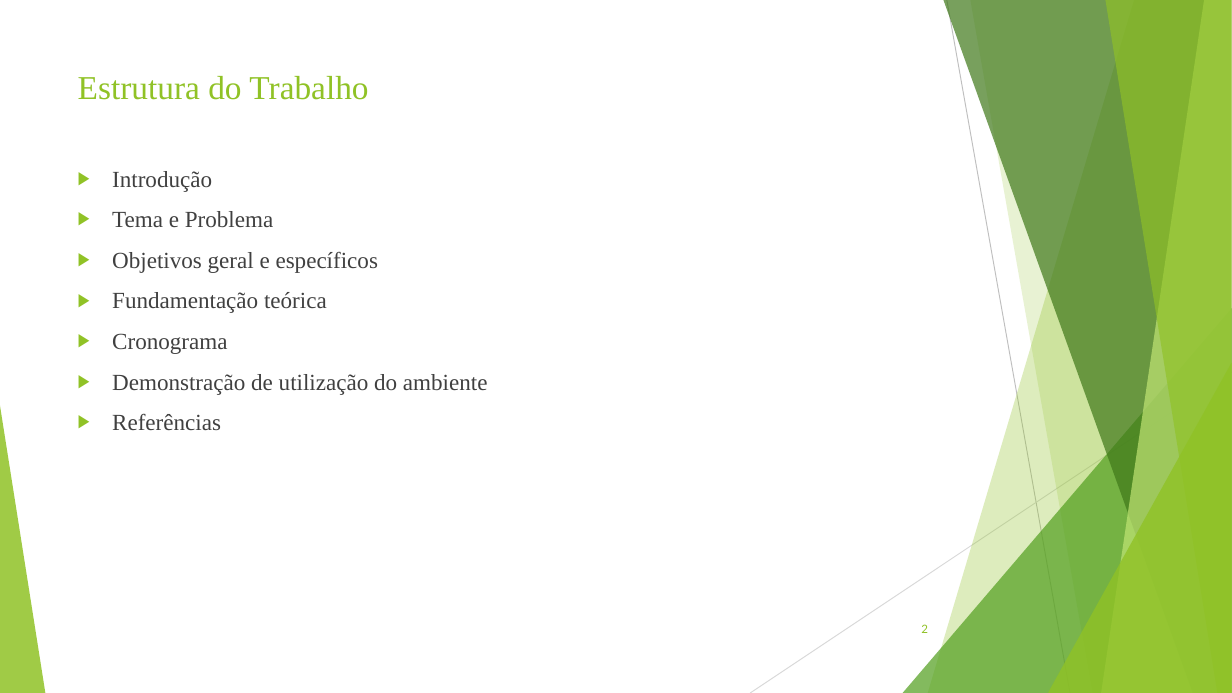
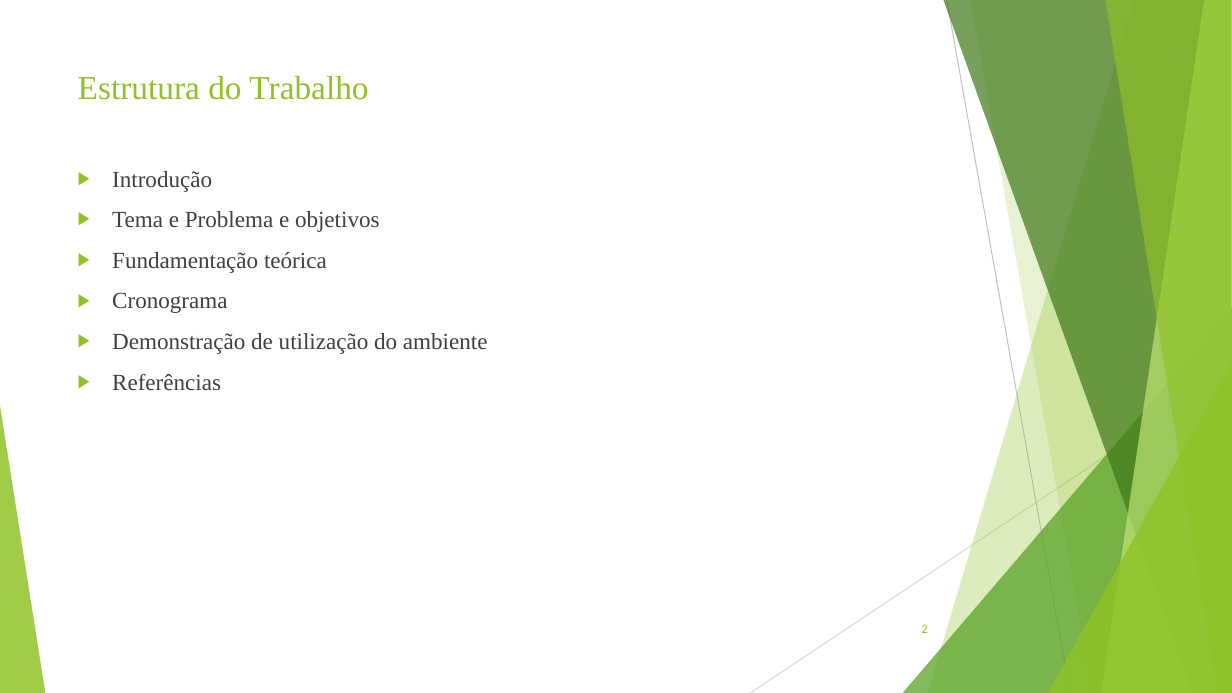
Before and after one commit to ryanlucaslemos/arquivostcc, a slide deck: slide 2 of TCC 1/Slide de TCC 1 - Ryan Lucas Silva Lemos PPT.ppt. Drawn at 1232x693 pixels with LibreOffice and Linux fonts; fonts in the diff are those of the drawing. Boxes give left, top, right and bottom in pixels: in the first picture for what was removed or moved away, otherwise in the second. Text is boxed around its words. In the diff, an @@ line names an element or a change of style, - is before the commit and + after.

```diff
--- a/TCC 1/Slide de TCC 1 - Ryan Lucas Silva Lemos PPT.ppt
+++ b/TCC 1/Slide de TCC 1 - Ryan Lucas Silva Lemos PPT.ppt
@@ text at <box>112,211,380,232</box>: text changed @@
-▶ Tema e Problema
-▶ Objetivos geral e específicos
+▶ Tema e Problema e objetivos
```
Also in this commit, not shown: 1 other slide changed, 2 slides removed, 2 other files.
